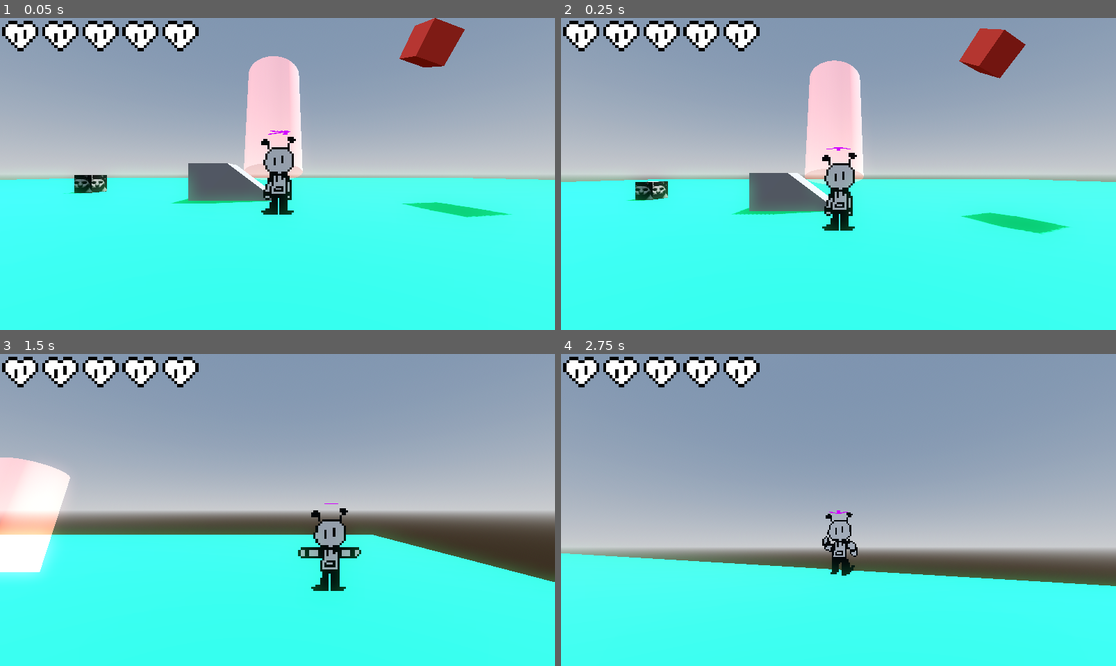
Above: before the commit, frames 1-4 (two rows, left to right).
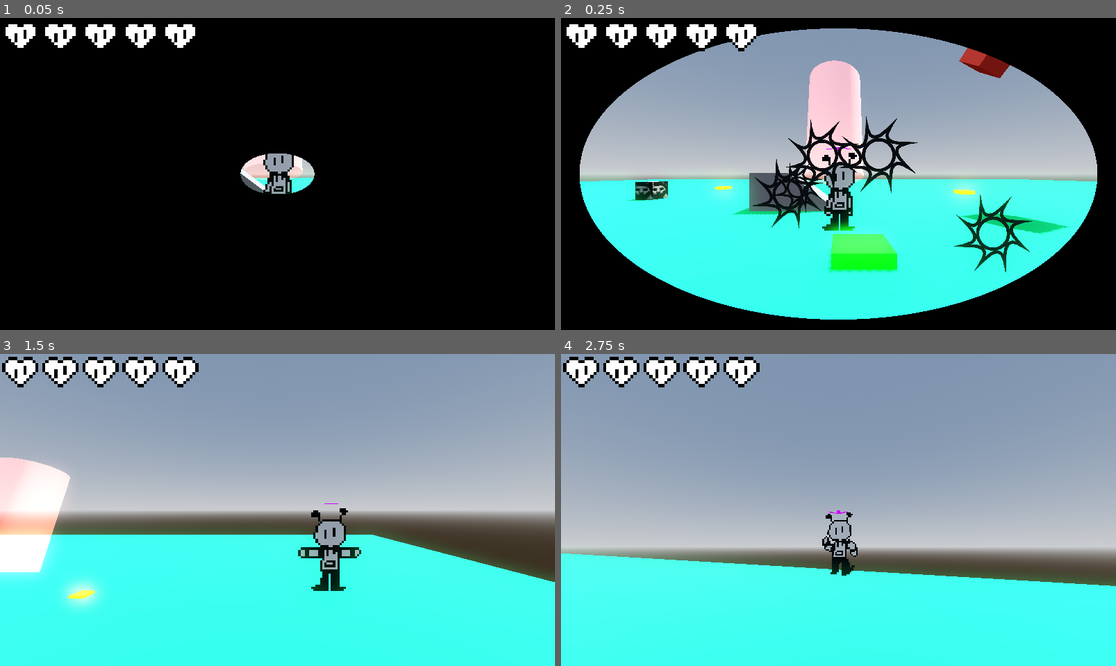
Above: after the commit, the same moments.

Repository: armaanwithadouble-a/blank-slate
Game: Godot game, scene res://Levels/game.tscn
Two runs of this game, one before a commit and one after it. Both use one fixed random seed, a clock stepped at 60 frames per second and the inputs below.
Inputs (mouse positions are in pixels of both pictures, inside the frame that each line leads up to):
- Up to frame 1 (0.05 s): no input
- Up to frame 2 (0.25 s): no input
- Up to frame 3 (1.5 s): move the mouse to (399, 494) at 0.52 s; hold D (move_right) 0.53-1.28 s; tap E (dive) at 0.6 s; tap Space (jump) at 0.77 s; move the mouse to (166, 525) at 1.27 s; hold S (move_down) from 1.28 s (still down); click (166, 525) at 1.35 s
- Up to frame 4 (2.75 s): tap Space (jump) at 1.52 s; move the mouse to (849, 503) at 2.02 s; release S (move_down) at 2.03 s; hold W (move_up) from 2.03 s (still down); tap E (dive) at 2.1 s

The runs differ from the first frame. In frame 1, 96% of the frame differs, in the area x 0-100%, y 0-100%; in frame 2, 34%; in frame 3, 0.6%; in frame 4, nothing differs.

Commit message:
organized, checkpoints, THE BOSS. .....

Diff:
--- a/Prefabs/player.tscn
+++ b/DefaultPrefabs/player.tscn
@@ -1,6 +1,6 @@
-[gd_scene load_steps=13 format=3 uid="uid://dt23fmgnisj7e"]
+[gd_scene load_steps=14 format=3 uid="uid://dt23fmgnisj7e"]
 
-[ext_resource type="Script" uid="uid://bcnewb00wkkqx" path="res://player.gd" id="1_4flbx"]
+[ext_resource type="Script" uid="uid://bcnewb00wkkqx" path="res://Scripts/player.gd" id="1_4flbx"]
 [ext_resource type="Texture2D" uid="uid://djqnqpo3uwyyw" path="res://blankSlateDemoAssets/qoobTextures/front/idle.png" id="2_onrkg"]
 [ext_resource type="Texture2D" uid="uid://bm0m46t6i5fni" path="res://blankSlateDemoAssets/plrMovementTextures/arrow.png" id="3_i3pqv"]
 [ext_resource type="Texture2D" uid="uid://3www5l8ahblc" path="res://blankSlateDemoAssets/plrMovementTextures/landing.png" id="4_hqtel"]
@@ -8,6 +8,7 @@
 [ext_resource type="AudioStream" uid="uid://cfw0ryhi4hsyl" path="res://blankSlateDemoAssets/Sounds/doubleJump.wav" id="6_4qbli"]
 [ext_resource type="AudioStream" uid="uid://gvu47hrydyo4" path="res://blankSlateDemoAssets/Sounds/bump.wav" id="7_08u7w"]
 [ext_resource type="AudioStream" uid="uid://dpe077vfbhd5r" path="res://blankSlateDemoAssets/Sounds/dive.wav" id="8_4qbli"]
+[ext_resource type="AudioStream" uid="uid://bu6jcv2tlob27" path="res://blankSlateDemoAssets/Sounds/hurt.wav" id="9_08u7w"]
 
 [sub_resource type="CapsuleMesh" id="CapsuleMesh_mwb40"]
 
@@ -62,6 +63,11 @@
 target_position = Vector3(0, 0, -1)
 collision_mask = 2
 
+[node name="AttackCast" type="RayCast3D" parent="."]
+unique_name_in_owner = true
+target_position = Vector3(0, 0, -2)
+collision_mask = 4
+
 [node name="Arrow" type="Sprite3D" parent="."]
 unique_name_in_owner = true
 transform = Transform3D(5, 0, 0, 0, -2.18557e-07, 5, 0, -5, -2.18557e-07, 0, 1.1, 0)
@@ -94,3 +100,6 @@
 
 [node name="dive" type="AudioStreamPlayer3D" parent="Sounds"]
 stream = ExtResource("8_4qbli")
+
+[node name="hurt" type="AudioStreamPlayer3D" parent="Sounds"]
+stream = ExtResource("9_08u7w")
--- /dev/null
+++ b/DefaultPrefabs/transition.tscn
@@ -0,0 +1,89 @@
+[gd_scene load_steps=8 format=3 uid="uid://c3i5s888f2skp"]
+
+[ext_resource type="Shader" uid="uid://dp8gigqkecfvc" path="res://Scripts/transition.gdshader" id="1_a5ngq"]
+[ext_resource type="Script" uid="uid://dg1cawont3k16" path="res://Scripts/transition.gd" id="1_sxghv"]
+
+[sub_resource type="Animation" id="Animation_sxghv"]
+length = 0.001
+tracks/0/type = "value"
+tracks/0/imported = false
+tracks/0/enabled = true
+tracks/0/path = NodePath(".:material:shader_parameter/circle_size")
+tracks/0/interp = 1
+tracks/0/loop_wrap = true
+tracks/0/keys = {
+"times": PackedFloat32Array(0),
+"transitions": PackedFloat32Array(1),
+"update": 0,
+"values": [1.0]
+}
+
+[sub_resource type="Animation" id="Animation_f2v45"]
+resource_name = "in"
+tracks/0/type = "value"
+tracks/0/imported = false
+tracks/0/enabled = true
+tracks/0/path = NodePath(".:material:shader_parameter/circle_size")
+tracks/0/interp = 1
+tracks/0/loop_wrap = true
+tracks/0/keys = {
+"times": PackedFloat32Array(0, 0.5),
+"transitions": PackedFloat32Array(1, 0.5),
+"update": 0,
+"values": [0.0, 1.0]
+}
+
+[sub_resource type="Animation" id="Animation_a5ngq"]
+resource_name = "out"
+tracks/0/type = "value"
+tracks/0/imported = false
+tracks/0/enabled = true
+tracks/0/path = NodePath(".:material:shader_parameter/circle_size")
+tracks/0/interp = 1
+tracks/0/loop_wrap = true
+tracks/0/keys = {
+"times": PackedFloat32Array(0, 0.5),
+"transitions": PackedFloat32Array(0.5, 1),
+"update": 0,
+"values": [1.0, 0.0]
+}
+
+[sub_resource type="AnimationLibrary" id="AnimationLibrary_f2v45"]
+_data = {
+&"RESET": SubResource("Animation_sxghv"),
+&"in": SubResource("Animation_f2v45"),
+&"out": SubResource("Animation_a5ngq")
+}
+
+[sub_resource type="ShaderMaterial" id="ShaderMaterial_sxghv"]
+shader = ExtResource("1_a5ngq")
+shader_parameter/circle_size = 1.0
+
+[node name="transition" type="Control"]
+layout_mode = 3
+anchors_preset = 15
+anchor_right = 1.0
+anchor_bottom = 1.0
+grow_horizontal = 2
+grow_vertical = 2
+mouse_filter = 2
+script = ExtResource("1_sxghv")
+
+[node name="AnimationPlayer" type="AnimationPlayer" parent="."]
+root_node = NodePath("../ColorRect")
+libraries = {
+&"": SubResource("AnimationLibrary_f2v45")
+}
+
+[node name="ColorRect" type="ColorRect" parent="."]
+material = SubResource("ShaderMaterial_sxghv")
+layout_mode = 1
+anchors_preset = 15
+anchor_right = 1.0
+anchor_bottom = 1.0
+grow_horizontal = 2
+grow_vertical = 2
+mouse_filter = 2
+color = Color(0, 0, 0, 1)
+
+[connection signal="animation_finished" from="AnimationPlayer" to="." method="_on_animation_player_animation_finished"]
--- /dev/null
+++ b/DefaultPrefabs/void.tscn
@@ -0,0 +1,14 @@
+[gd_scene load_steps=3 format=3 uid="uid://mefbrt3aqhyx"]
+
+[ext_resource type="Script" uid="uid://cvdwvj5bifll7" path="res://Levels/void.gd" id="1_ca51t"]
+
+[sub_resource type="BoxShape3D" id="BoxShape3D_xfsjo"]
+size = Vector3(200, 1, 200)
+
+[node name="void" type="Area3D"]
+collision_layer = 16
+script = ExtResource("1_ca51t")
+
+[node name="CollisionShape3D" type="CollisionShape3D" parent="."]
+transform = Transform3D(1, 0, 0, 0, 1, 0, 0, 0, 1, 0, -50, 0)
+shape = SubResource("BoxShape3D_xfsjo")
--- /dev/null
+++ b/Levels/boss.gd
@@ -0,0 +1,34 @@
+extends MeshInstance3D
+
+@onready var _lerp_strike: Area3D = $lerpStrike
+
+var min_x = -50
+var max_x = 50
+var min_z = -50
+var max_z = 50
+var min_y = 5
+var max_y = 20
+
+var moveTime := 1
+var clock := 0.0
+
+var targetPos := Vector3.ZERO
+
+func _process(delta):
+	clock = max(clock - delta, 0.0)
+
+	_lerp_strike.get_node("lerpStrike/MeshInstance3D").visible = false
+
+	if clock == 0.0:
+		targetPos = Vector3(randi_range(min_x, max_x), randi_range(min_y, max_y), randi_range(min_z, max_z))
+		clock = moveTime
+	elif clock < 0.25:
+		var bodies := _lerp_strike.get_overlapping_bodies()
+		for body in bodies:
+			print(body)
+			if body.collision_layer && (1 << 0):
+				body.take_damage(1)
+		if int(Time.get_ticks_msec() / 50) % 2 == 0:
+			_lerp_strike.get_node("lerpStrike/MeshInstance3D").visible = true
+
+	global_position = lerp(global_position, targetPos, 0.1)
--- a/Levels/cat.gd
+++ /dev/null
@@ -1,11 +0,0 @@
-extends Area3D
-
-
-# Called when the node enters the scene tree for the first time.
-func _ready():
-	pass # Replace with function body.
-
-
-# Called every frame. 'delta' is the elapsed time since the previous frame.
-func _process(delta):
-	pass
--- a/Levels/game.tscn
+++ b/Levels/game.tscn
@@ -1,12 +1,16 @@
-[gd_scene load_steps=23 format=4 uid="uid://72w56dbma6de"]
-
-[ext_resource type="PackedScene" uid="uid://dt23fmgnisj7e" path="res://Prefabs/player.tscn" id="1_uxjsv"]
+[gd_scene load_steps=31 format=4 uid="uid://72w56dbma6de"]
+
+[ext_resource type="PackedScene" uid="uid://dt23fmgnisj7e" path="res://DefaultPrefabs/player.tscn" id="1_uxjsv"]
 [ext_resource type="PackedScene" uid="uid://ccqgw0nb8m5ba" path="res://Prefabs/EnergyCrystal.tscn" id="2_6isyr"]
 [ext_resource type="PackedScene" uid="uid://clugnaaseflrc" path="res://Prefabs/Balloon.tscn" id="3_6isyr"]
 [ext_resource type="PackedScene" uid="uid://eims7t5kchuu" path="res://Prefabs/Elevator.tscn" id="4_5ubxa"]
 [ext_resource type="PackedScene" uid="uid://cgxcbaglfab7h" path="res://DefaultPrefabs/Health.tscn" id="5_uda3f"]
-[ext_resource type="Script" uid="uid://lmgj3ii67wsh" path="res://Levels/cat.gd" id="6_ev4ff"]
+[ext_resource type="Script" uid="uid://lmgj3ii67wsh" path="res://Scripts/cat.gd" id="6_ev4ff"]
 [ext_resource type="Texture2D" uid="uid://c7epsbxcleq6l" path="res://blankSlateDemoAssets/MiscTextures/devastation.webp" id="6_jycte"]
+[ext_resource type="PackedScene" uid="uid://du5hqv5uswtev" path="res://Prefabs/Checkpoint.tscn" id="8_xfsjo"]
+[ext_resource type="PackedScene" uid="uid://mefbrt3aqhyx" path="res://DefaultPrefabs/void.tscn" id="9_qe8hq"]
+[ext_resource type="PackedScene" uid="uid://c3i5s888f2skp" path="res://DefaultPrefabs/transition.tscn" id="10_fiyor"]
+[ext_resource type="Script" uid="uid://dyib3lftntkhc" path="res://Levels/boss.gd" id="11_e33e4"]
 
 [sub_resource type="ProceduralSkyMaterial" id="ProceduralSkyMaterial_80nbo"]
 sky_horizon_color = Color(0.662243, 0.671743, 0.686743, 1)
@@ -81,6 +85,19 @@
 uv1_triplanar = true
 texture_filter = 0
 
+[sub_resource type="SphereMesh" id="SphereMesh_fiyor"]
+
+[sub_resource type="SphereShape3D" id="SphereShape3D_e33e4"]
+
+[sub_resource type="SphereMesh" id="SphereMesh_e33e4"]
+
+[sub_resource type="StandardMaterial3D" id="StandardMaterial3D_e33e4"]
+blend_mode = 1
+albedo_color = Color(1, 0, 0, 1)
+emission_enabled = true
+emission = Color(1, 0, 0, 1)
+emission_energy_multiplier = 5.0
+
 [node name="Game" type="Node3D"]
 
 [node name="DirectionalLight3D" type="DirectionalLight3D" parent="."]
@@ -163,3 +180,35 @@
 mesh = SubResource("BoxMesh_uda3f")
 skeleton = NodePath("../..")
 surface_material_override/0 = SubResource("StandardMaterial3D_ev4ff")
+
+[node name="Checkpoint" parent="." instance=ExtResource("8_xfsjo")]
+transform = Transform3D(1, 0, 0, 0, 1, 0, 0, 0, 1, 0.389698, 0.125, 1.40289)
+
+[node name="Checkpoint2" parent="." instance=ExtResource("8_xfsjo")]
+transform = Transform3D(1, 0, 0, 0, 1, 0, 0, 0, 1, 9.33778, 0.125, -10.1257)
+
+[node name="Checkpoint3" parent="." instance=ExtResource("8_xfsjo")]
+transform = Transform3D(1, 0, 0, 0, 1, 0, 0, 0, 1, -11.1557, 0.125, -14.762)
+
+[node name="void" parent="." instance=ExtResource("9_qe8hq")]
+
+[node name="transition" parent="." instance=ExtResource("10_fiyor")]
+unique_name_in_owner = true
+
+[node name="boss" type="MeshInstance3D" parent="."]
+layers = 4
+mesh = SubResource("SphereMesh_fiyor")
+script = ExtResource("11_e33e4")
+
+[node name="lerpStrike" type="Area3D" parent="boss"]
+collision_layer = 16
+
+[node name="lerpStrike" type="CollisionShape3D" parent="boss/lerpStrike"]
+transform = Transform3D(50, 0, 0, 0, 50, 0, 0, 0, 50, 0, 0, 0)
+shape = SubResource("SphereShape3D_e33e4")
+
+[node name="MeshInstance3D" type="MeshInstance3D" parent="boss/lerpStrike/lerpStrike"]
+visible = false
+layers = 16
+mesh = SubResource("SphereMesh_e33e4")
+surface_material_override/0 = SubResource("StandardMaterial3D_e33e4")
--- /dev/null
+++ b/Levels/goo.tscn
@@ -0,0 +1,12 @@
+[gd_scene load_steps=2 format=3 uid="uid://bjfkwa1ban2ma"]
+
+[ext_resource type="Texture2D" uid="uid://jowyinama7sn" path="res://Levels/wall.png" id="1_g2sum"]
+
+[node name="Goo" type="Node2D"]
+
+[node name="Node3D" type="Node3D" parent="."]
+
+[node name="Sprite3D" type="Sprite3D" parent="Node3D"]
+transform = Transform3D(10, 0, 0, 0, 10, 0, 0, 0, 10, 0, 0, 0)
+texture_filter = 0
+texture = ExtResource("1_g2sum")
--- /dev/null
+++ b/Levels/void.gd
@@ -0,0 +1,8 @@
+extends Area3D
+
+func _ready():
+	body_entered.connect(_collision)
+
+func _collision(b):
+	if b.collision_layer & (1 << 0):
+		b.take_damage(5)
--- a/Prefabs/Balloon.tscn
+++ b/Prefabs/Balloon.tscn
@@ -1,6 +1,6 @@
 [gd_scene load_steps=6 format=3 uid="uid://clugnaaseflrc"]
 
-[ext_resource type="Script" uid="uid://c6cavc80lpdb1" path="res://balloon.gd" id="1_451g1"]
+[ext_resource type="Script" uid="uid://c6cavc80lpdb1" path="res://Scripts/balloon.gd" id="1_451g1"]
 [ext_resource type="AudioStream" uid="uid://en8kau1dalro" path="res://blankSlateDemoAssets/Sounds/balloon.wav" id="1_gy24t"]
 [ext_resource type="ArrayMesh" uid="uid://loibsl0thok0" path="res://blankSlateDemoAssets/Models/balloon.obj" id="2_451g1"]
 
--- /dev/null
+++ b/Prefabs/Checkpoint.tscn
@@ -0,0 +1,72 @@
+[gd_scene load_steps=12 format=3 uid="uid://du5hqv5uswtev"]
+
+[ext_resource type="Texture2D" uid="uid://bhyk3t8cfcl1d" path="res://blankSlateDemoAssets/plrMovementTextures/spawn.webp" id="1_hcod5"]
+[ext_resource type="Script" uid="uid://bxcaf7ahffrmt" path="res://Prefabs/checkpoint.gd" id="1_vjicr"]
+[ext_resource type="AudioStream" uid="uid://dwyvweax6geh0" path="res://blankSlateDemoAssets/Sounds/checkpoint.wav" id="3_7gn77"]
+
+[sub_resource type="SphereShape3D" id="SphereShape3D_u4a27"]
+radius = 3.0
+
+[sub_resource type="BoxMesh" id="BoxMesh_hcod5"]
+
+[sub_resource type="StandardMaterial3D" id="StandardMaterial3D_u4a27"]
+resource_local_to_scene = true
+albedo_color = Color(1, 1, 0, 1)
+emission_enabled = true
+emission = Color(1, 1, 0, 1)
+emission_energy_multiplier = 3.0
+
+[sub_resource type="Curve" id="Curve_u4a27"]
+_data = [Vector2(0, 1), 0.0, 0.0, 0, 0, Vector2(1, 0), 0.0, 0.0, 0, 0]
+point_count = 2
+
+[sub_resource type="CurveTexture" id="CurveTexture_hcod5"]
+curve = SubResource("Curve_u4a27")
+
+[sub_resource type="ParticleProcessMaterial" id="ParticleProcessMaterial_u4a27"]
+direction = Vector3(0, 1, 0)
+spread = 60.0
+initial_velocity_min = 8.0
+initial_velocity_max = 10.0
+gravity = Vector3(0, -10, 0)
+scale_min = 0.1
+scale_max = 0.15
+scale_curve = SubResource("CurveTexture_hcod5")
+
+[sub_resource type="StandardMaterial3D" id="StandardMaterial3D_hcod5"]
+transparency = 1
+albedo_texture = ExtResource("1_hcod5")
+texture_filter = 0
+billboard_mode = 1
+
+[sub_resource type="QuadMesh" id="QuadMesh_u4a27"]
+material = SubResource("StandardMaterial3D_hcod5")
+
+[node name="Checkpoint" type="Area3D"]
+script = ExtResource("1_vjicr")
+
+[node name="CollisionShape3D" type="CollisionShape3D" parent="."]
+shape = SubResource("SphereShape3D_u4a27")
+
+[node name="MeshInstance3D" type="MeshInstance3D" parent="."]
+unique_name_in_owner = true
+transform = Transform3D(1, 0, 0, 0, 0.25, 0, 0, 0, 1, 0, 0, 0)
+mesh = SubResource("BoxMesh_hcod5")
+surface_material_override/0 = SubResource("StandardMaterial3D_u4a27")
+
+[node name="GPUParticles3D" type="GPUParticles3D" parent="."]
+unique_name_in_owner = true
+emitting = false
+amount = 5
+lifetime = 0.5
+one_shot = true
+explosiveness = 1.0
+process_material = SubResource("ParticleProcessMaterial_u4a27")
+draw_pass_1 = SubResource("QuadMesh_u4a27")
+
+[node name="AudioStreamPlayer3D" type="AudioStreamPlayer3D" parent="."]
+unique_name_in_owner = true
+stream = ExtResource("3_7gn77")
+
+[node name="Marker3D" type="Marker3D" parent="."]
+unique_name_in_owner = true
--- a/Prefabs/Elevator.tscn
+++ b/Prefabs/Elevator.tscn
@@ -1,6 +1,6 @@
 [gd_scene load_steps=5 format=3 uid="uid://eims7t5kchuu"]
 
-[ext_resource type="Script" uid="uid://bq4pre7hrs8nv" path="res://elevator.gd" id="1_s0qbx"]
+[ext_resource type="Script" uid="uid://bq4pre7hrs8nv" path="res://Scripts/elevator.gd" id="1_s0qbx"]
 
 [sub_resource type="CylinderShape3D" id="CylinderShape3D_6xecj"]
 
--- a/Prefabs/EnergyCrystal.tscn
+++ b/Prefabs/EnergyCrystal.tscn
@@ -1,6 +1,6 @@
 [gd_scene load_steps=6 format=3 uid="uid://ccqgw0nb8m5ba"]
 
-[ext_resource type="Script" uid="uid://bl2cjwqu73udb" path="res://energy_crystal.gd" id="1_7uttc"]
+[ext_resource type="Script" uid="uid://bl2cjwqu73udb" path="res://Scripts/energy_crystal.gd" id="1_7uttc"]
 [ext_resource type="AudioStream" uid="uid://bpfej5viidan7" path="res://blankSlateDemoAssets/Sounds/energyCrystal.wav" id="2_7uttc"]
 
 [sub_resource type="BoxMesh" id="BoxMesh_gtvpc"]
--- /dev/null
+++ b/Prefabs/checkpoint.gd
@@ -0,0 +1,49 @@
+extends Area3D
+
+@export var is_spawn := false
+@export var inactive_color := Color(1.0, 1.0, 0.0)
+@export var active_color   := Color(0.0, 1.0, 0.0)
+@export var sfx: AudioStream = null
+
+@onready var _mesh: MeshInstance3D = %MeshInstance3D
+@onready var _particles: GPUParticles3D = %GPUParticles3D
+@onready var _audio: AudioStreamPlayer3D = %AudioStreamPlayer3D
+@onready var _spawnLocation: Marker3D = %Marker3D
+
+var _is_active := false
+
+func _ready():
+	body_entered.connect(_on_body_entered)
+	_ensure_unique_material()
+	if is_spawn and not CheckpointService.has_active():
+		CheckpointService.activate(self)
+	_update_visuals()
+
+func _ensure_unique_material():
+	var mat := _mesh.get_surface_override_material(0)
+	if mat == null:
+		var src := _mesh.get_active_material(0)  # shared resource
+		mat = (src if src != null else StandardMaterial3D.new()).duplicate()
+		_mesh.set_surface_override_material(0, mat)
+
+func _on_body_entered(b):
+	if b.collision_layer & (1 << 0) and not _is_active:
+		CheckpointService.activate(self)
+		_audio.play()
+		_particles.emitting = true
+
+func _set_active(on):
+	_is_active = on
+	_update_visuals()
+
+func _update_visuals():
+	var mat := _mesh.get_surface_override_material(0)
+	if mat is StandardMaterial3D:
+		var c := active_color if _is_active else inactive_color
+		mat.emission_enabled = true
+		mat.emission = c
+		mat.emission_energy_multiplier = 2.0
+		mat.albedo_color = c
+
+func get_respawn_position():
+	return _spawnLocation.global_position
--- /dev/null
+++ b/Scripts/CheckpointService.gd
@@ -0,0 +1,17 @@
+extends Node
+
+var active: Node = null
+
+func activate(cp):
+	if active == cp: return
+	if (active): active._set_active(false)
+	active = cp
+	if (active): active._set_active(true)
+
+func has_active():
+	return active != null
+
+func respawn_position():
+	if active and active.has_method("get_respawn_position"):
+		return active.get_respawn_position()
+	return Vector3.ZERO
--- /dev/null
+++ b/Scripts/cat.gd
@@ -0,0 +1,9 @@
+extends Area3D
+
+# Called when the node enters the scene tree for the first time.
+func _ready():
+	body_entered.connect(_owie)
+
+func _owie(b):
+	if b.collision_layer & (1 << 0):
+		b.take_damage(1, (b.global_transform.origin - global_transform.origin).normalized()*50 + Vector3.UP*5)
--- a/player.gd
+++ b/Scripts/player.gd
@@ -35,6 +35,8 @@
 @onready var _shadowcast: RayCast3D = %ShadowCast
 @onready var _shadow: Sprite3D = %Shadow
 @onready var _hearts: HBoxContainer = %Health.get_node("HBoxContainer")
+@onready var heart_nodes: Array = _hearts.get_children()
+@onready var _attackcast: RayCast3D = %AttackCast
 
 var idlePosF := preload("res://blankSlateDemoAssets/qoobTextures/front/idle.png")
 var idlePosB := preload("res://blankSlateDemoAssets/qoobTextures/back/idle.png")
@@ -55,7 +57,7 @@
 @onready var doubleJumpSound: AudioStreamPlayer3D = %Sounds.get_node("doubleJump")
 @onready var bumpSound: AudioStreamPlayer3D = %Sounds.get_node("bump")
 @onready var diveSound: AudioStreamPlayer3D = %Sounds.get_node("dive")
-@onready var heart_nodes: Array = _hearts.get_children()
+@onready var hurtSound: AudioStreamPlayer3D = %Sounds.get_node("hurt")
 
 var movementState := "idle"
 var lastMovementState := "idle"
@@ -76,7 +78,7 @@
 		_camera_input_direction = event.screen_relative * mouse_sensitivity
 
 func _update_hearts():
-	var hp := int(clamp(health, 0.0, max_health))
+	var hp := int(clamp(health, 0.0, float(max_health)))
 	for i in heart_nodes.size():
 		heart_nodes[i].visible = (i<health)
 
@@ -93,6 +95,7 @@
 		velocity += kb
 	if health <= 0.0:
 		die()
+	hurtSound.play()
 
 func heal():
 	var before := health
@@ -101,8 +104,21 @@
 		_update_hearts()
 
 func die():
-	print("u die")
+	var transition = %transition
+	transition.play_out()
+
+	await get_tree().create_timer(0.75).timeout
+
+	healthRegenClock = regen_delay
+	if CheckpointService.has_active():
+		global_transform.origin = CheckpointService.respawn_position()
 	velocity = Vector3.ZERO
+	health = max_health
+	_update_hearts()
+
+	await get_tree().create_timer(0.25).timeout
+
+	transition.play_in()
 
 func _ready():
 	_update_hearts()
@@ -169,6 +185,12 @@
 		velocity = bumpVel
 		bumpSound.play()
 
+	if _attackcast.is_colliding():
+		var collider = _attackcast.get_collider()
+		if collider.has_method("take_damage"):
+			collider.take_damage(1)
+			velocity += (global_transform.origin - collider.global_transform.origin).normalized()*10 + Vector3.UP*2
+
 	move_and_slide()
 
 	if is_on_floor():
@@ -234,7 +256,7 @@
 			if health != before:
 				_update_hearts()
 
-	if iFrameClock > 0.0 and (int(Time.get_unix_time_from_system()) / 80) % 2 == 0:
+	if iFrameClock > 0.0 and int(Time.get_ticks_msec() / 150) % 2 == 0:
 		_skin.modulate.a = 0.6
 	else:
 		_skin.modulate.a = 1.0
--- /dev/null
+++ b/Scripts/transition.gd
@@ -0,0 +1,25 @@
+extends Control
+
+@onready var anim: AnimationPlayer = $AnimationPlayer
+
+signal transition_in_done
+signal transition_out_done
+
+func play_out():
+	anim.play("out")
+
+func play_in():
+	anim.play("in")
+
+func _ready():
+	play_in()
+
+func _on_AnimationPlayer_animation_finished(name: String):
+	if name == "in":
+		emit_signal("transition_in_done")
+	elif name == "out":
+		emit_signal("transition_out_done")
+
+
+func _on_animation_player_animation_finished(anim_name):
+	pass # Replace with function body.
--- /dev/null
+++ b/Scripts/transition.gdshader
@@ -0,0 +1,12 @@
+// CC0 licence
+// Credit Bramwell Williams
+
+shader_type canvas_item;
+
+uniform float circle_size = 0.5f;
+
+void fragment(){
+	if (distance(vec2(0.5,0.5), UV) < circle_size){
+		COLOR.a = 0.0f;
+	}
+}
--- a/project.godot
+++ b/project.godot
@@ -13,7 +13,11 @@
 config/name="superstar"
 run/main_scene="uid://72w56dbma6de"
 config/features=PackedStringArray("4.4", "Forward Plus")
-config/icon="res://icon.svg"
+config/icon="res://blankSlateDemoAssets/MiscTextures/icon.svg"
+
+[autoload]
+
+CheckpointService="*res://Scripts/CheckpointService.gd"
 
 [display]
 
Not shown, added: Levels/boss.gd.uid
Not shown, added: Levels/void.gd.uid
Binary file added: Levels/wall.png
Not shown, changed: Levels/wall.png.import
Not shown, added: Prefabs/checkpoint.gd.uid
Not shown, added: Scripts/CheckpointService.gd.uid
Renamed: balloon.gd -> Scripts/balloon.gd
Renamed: balloon.gd.uid -> Scripts/balloon.gd.uid
Renamed: Levels/cat.gd.uid -> Scripts/cat.gd.uid
Renamed: Levels/catDamage.gd -> Scripts/catDamage.gd
Renamed: Levels/catDamage.gd.uid -> Scripts/catDamage.gd.uid
Renamed: elevator.gd -> Scripts/elevator.gd
(and 17 more such lines)
